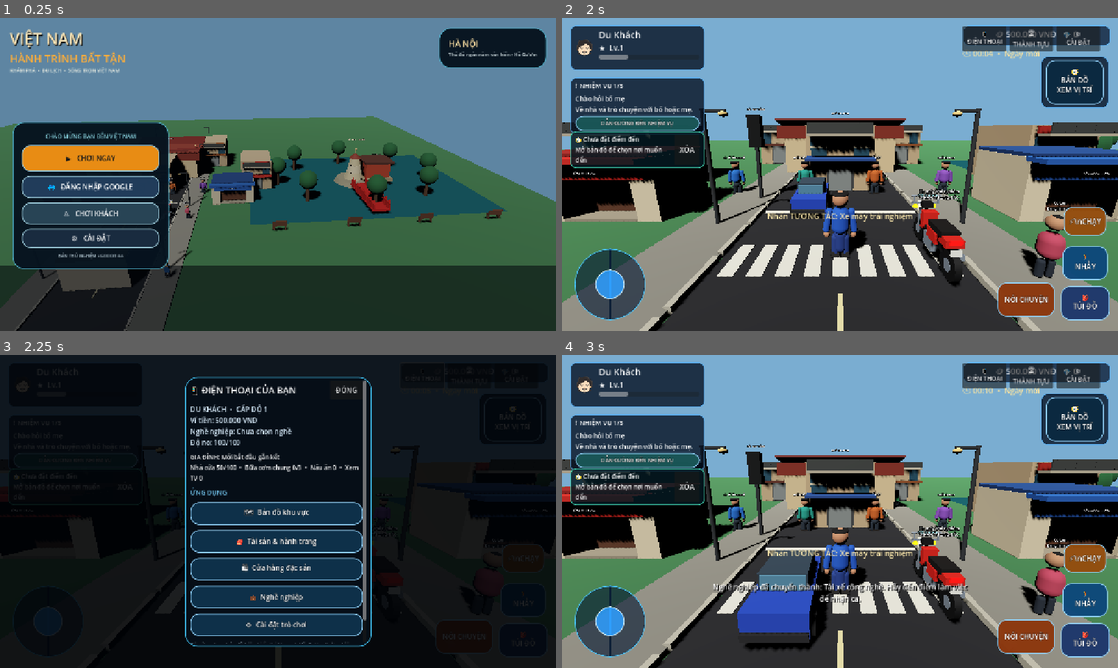
Above: before the commit, frames 1-4 (two rows, left to right).
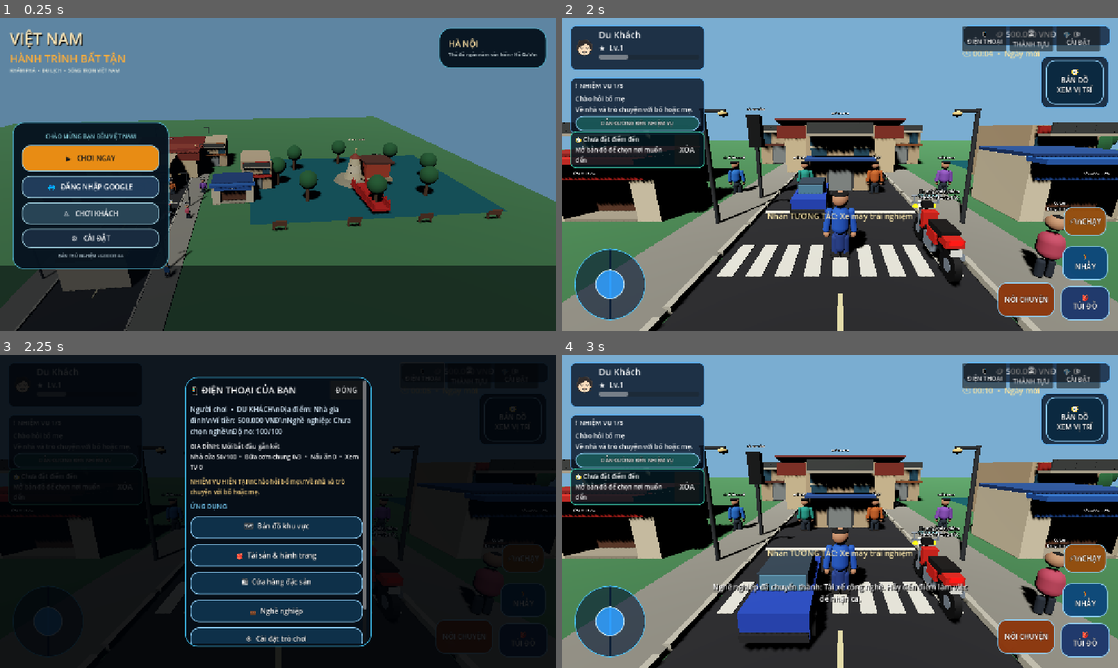
Above: after the commit, the same moments.

Repository: temu838655-dev/Vi-t-Nam-Du-L-ch
Game: Godot game, scene res://scenes/main.tscn
Two runs of this game, one before a commit and one after it. Both use one fixed random seed, a clock stepped at 60 frames per second and the inputs below.
Inputs:
- Up to frame 1 (0.25 s): no input
- Up to frame 2 (2 s): click "▶ CHƠI NGAY" at 0.5 s; click "BẮT ĐẦU HÀNH TRÌNH MỚI" at 1.25 s
- Up to frame 3 (2.25 s): click "📱 ĐIỆN THOẠI" at 2 s
- Up to frame 4 (3 s): click "💼 Nghề nghiệp" at 2.75 s

Frames 1-2 are identical in both runs. In frame 3, 11% of the frame differs, in the area x 34-66%, y 15-93%; in frame 4, nothing differs.

Commit message:
Improve in-game phone profile mission and career persistence

Diff:
--- a/Godot/scripts/mobile_hud.gd
+++ b/Godot/scripts/mobile_hud.gd
@@ -406,7 +406,7 @@
 	header.add_child(close)
 
 	var profile := Label.new()
-	profile.text = "DU KHÁCH  •  CẤP ĐỘ 1\nVí tiền: %s VNĐ\nNghề nghiệp: %s\nĐộ no: %d/100" % [_format_money(GameState.wallet_vnd), str(GameState.selected_career), int(GameState.satiety)]
+	profile.text = "%s  •  DU KHÁCH\\nĐịa điểm: %s\\nVí tiền: %s VNĐ\\nNghề nghiệp: %s\\nĐộ no: %d/100" % [str(GameState.player_name), str(GameState.current_location), _format_money(GameState.wallet_vnd), str(GameState.selected_career), int(GameState.satiety)]
 	profile.autowrap_mode = TextServer.AUTOWRAP_WORD_SMART
 	profile.add_theme_font_size_override("font_size", 16)
 	profile.add_theme_color_override("font_color", Color(0.86, 0.94, 1.0))
@@ -417,6 +417,14 @@
 	family.autowrap_mode = TextServer.AUTOWRAP_WORD_SMART
 	family.add_theme_font_size_override("font_size", 14)
 	layout.add_child(family)
+
+	var mission_data: Dictionary = GameState.get_tutorial_mission()
+	var mission_card := Label.new()
+	mission_card.text = "NHIỆM VỤ HIỆN TẠI\\n%s\\n%s" % [str(mission_data.get("title", "Tự do khám phá")), str(mission_data.get("description", ""))]
+	mission_card.autowrap_mode = TextServer.AUTOWRAP_WORD_SMART
+	mission_card.add_theme_font_size_override("font_size", 14)
+	mission_card.add_theme_color_override("font_color", Color(1.0, 0.84, 0.52))
+	layout.add_child(mission_card)
 
 	var section := Label.new()
 	section.text = "ỨNG DỤNG"
@@ -470,6 +478,11 @@
 
 func _phone_cycle_career() -> void:
 	var next_career := GameState.choose_next_career()
+	if is_instance_valid(player):
+		GameState.save_game(player.global_position, player.rotation.y)
+	else:
+		GameState.save_game(GameState.last_position, GameState.last_rotation_y)
+	_update_status()
 	_show_message("Nghề nghiệp đã chuyển thành: " + next_career + ". Hãy đến điểm làm việc để nhận ca.")
 	_close_phone()
 
